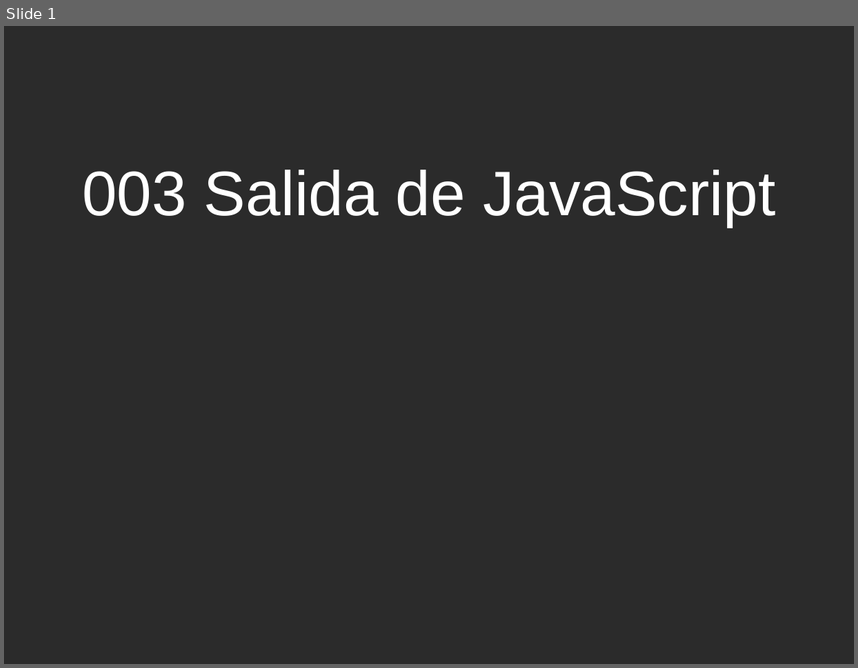
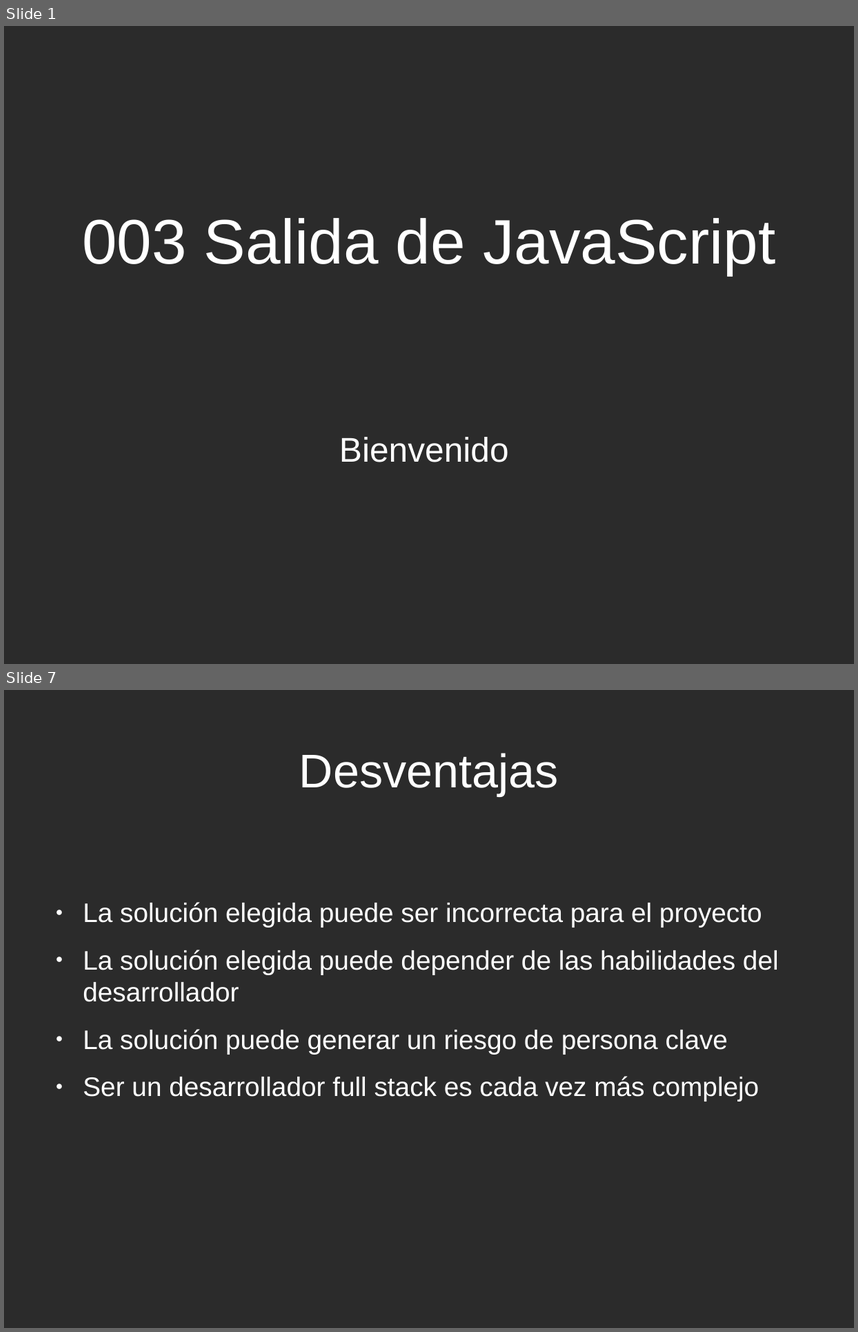
Before and after one commit to caleman9791/Curso_de_JavaScript, a slide deck: 001-Tutorial-de-JavaScript/003-Salida-de-JavaScript/003-Salida-de-JavaScript.odp. Shown one above the other, each under a label of ours: slide 1 before the commit, slides 1 and 7 after it; the slides between them are not shown. The pictures are 858x668 and 858x1332 pixels, drawn with LibreOffice and Linux fonts; fonts in the diff are those of the drawing; background and template pictures are left out; a plain dark background stands for a picture behind light text. Boxes give left, top, right and bottom in pixels: in the first picture for what was removed or moved away, otherwise in the second. Text is boxed around its words. In the diff, an @@ line names an element or a change of style, - is before the commit and + after.

Commit message:
003 video 1 completado y publicado , falta explicar en detalle las salidas en un video 2

```diff
--- a/001-Tutorial-de-JavaScript/003-Salida-de-JavaScript/003-Salida-de-JavaScript.odp
+++ b/001-Tutorial-de-JavaScript/003-Salida-de-JavaScript/003-Salida-de-JavaScript.odp
@@ slide 7 added at (4,690,854,1328), background picture (left out) @@
@@ title added at (299,753,559,796), 44 pt, text #FFFFFF @@
+Desventajas
@@ text added at (83,902,779,1101), 25 pt, text #FFFFFF @@
+● La solución elegida puede ser incorrecta para el proyecto
+● La solución elegida puede depender de las habilidades del desarrollador
+● La solución puede generar un riesgo de persona clave
+● Ser un desarrollador full stack es cada vez más complejo
@@ slide 1 changed as well @@
@@ title "003 Salida de JavaScript": place and size @@
-title "003 Salida de JavaScript" at (82,170,775,227)
+title "003 Salida de JavaScript" at (82,218,775,275)
@@ subtitle added at (339,437,509,462), 32 pt, text #FFFFFF @@
+Bienvenido
```
Also in this commit, not shown: 6 other slides added, 2 slides removed, 3 other files.
